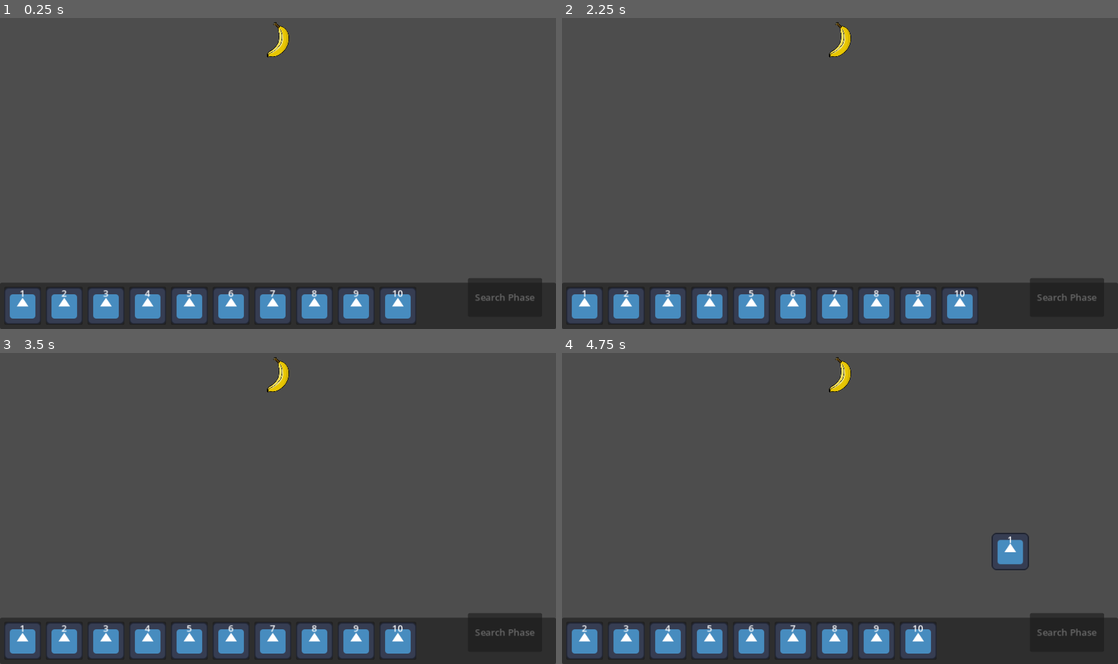
Above: before the commit, frames 1-4 (two rows, left to right).
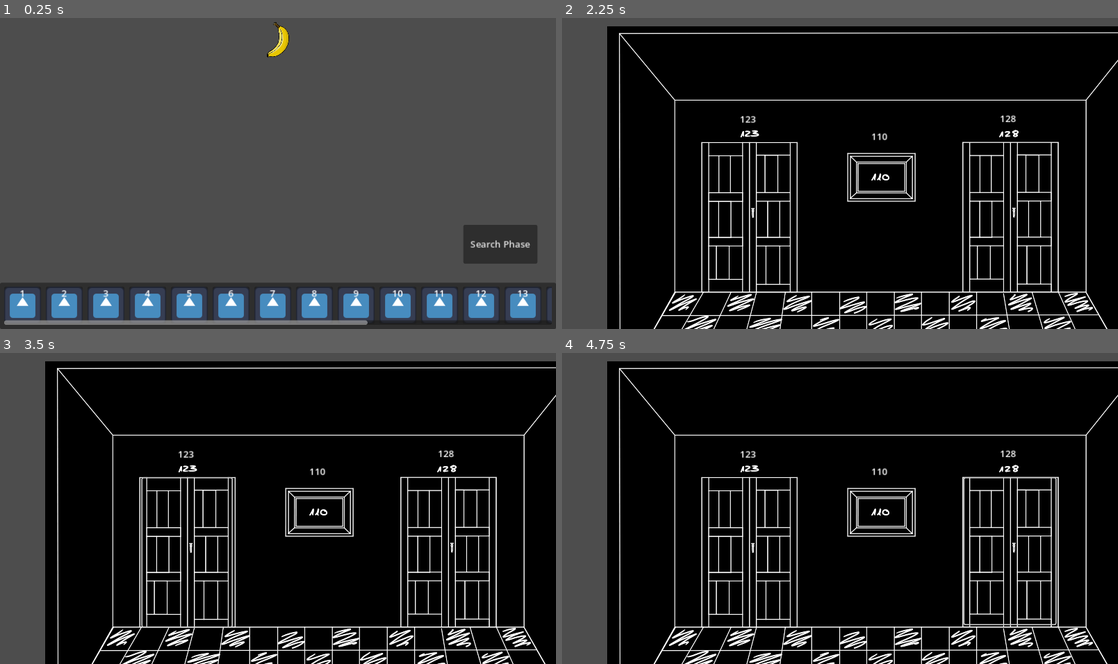
Above: after the commit, the same moments.

Repository: Combativ/AlgoDitTutorial
Game: Godot game, scene res://scenes/main.tscn
The game is run twice, just before and just after one commit, with the same random seed, the same clock (stepped at 60 frames per second) and the same inputs. The engine's default icon, where the game draws it, is replaced by a stand-in: a white triangle on a blue panel in a dark square.
Inputs (mouse positions are in pixels of both pictures, inside the frame that each line leads up to):
- Up to frame 1 (0.25 s): no input
- Up to frame 2 (2.25 s): click "Search Phase" at 0.5 s; click (878, 176) at 1.27 s; click "Search Phase" at 2 s
- Up to frame 3 (3.5 s): click (189, 552) at 2.77 s
- Up to frame 4 (4.75 s): click (584, 642) at 3.52 s; click (1012, 552) at 4.27 s

The runs differ from the first frame. In frame 1, 5.3% of the frame differs, in the area x 0-100%, y 66-99%; in frame 2, 89%, in the area x 0-100%, y 1-100%; in frame 3, 89%; in frame 4, 89%.

Commit message:
implemented methods to navigate the tree
It's now possible to navigate the tree through a reference to the tree in a global Singleton script.

Diff:
--- a/globals/global.gd
+++ b/globals/global.gd
@@ -1,3 +1,7 @@
 # This script is a Singleton and contains variables that need to be accessed globally.
 
 extends Node
+
+# This variable references the root of the tree of the build phase.
+# It is updated with every new level
+var tree_root = null
--- a/scenes/build_phase/build_phase.tscn
+++ b/scenes/build_phase/build_phase.tscn
@@ -14,10 +14,10 @@
 anchor_top = 1.0
 anchor_right = 1.0
 anchor_bottom = 1.0
-offset_left = -152.0
-offset_top = -88.0
-offset_right = -24.0
-offset_bottom = -21.0
+offset_left = -160.0
+offset_top = -180.0
+offset_right = -32.0
+offset_bottom = -113.0
 grow_horizontal = 0
 grow_vertical = 0
 text = "Search Phase
--- a/scenes/build_phase/level_1.tscn
+++ b/scenes/build_phase/level_1.tscn
@@ -1,12 +1,14 @@
-[gd_scene load_steps=4 format=3 uid="uid://c57guka732x6i"]
+[gd_scene load_steps=5 format=3 uid="uid://c57guka732x6i"]
 
-[ext_resource type="PackedScene" uid="uid://eu8sigjhnj2" path="res://scenes/build_phase/snap_target_tree.tscn" id="1_lr2ig"]
+[ext_resource type="Script" path="res://scenes/build_phase/scripts/level.gd" id="1_6uj8a"]
+[ext_resource type="PackedScene" uid="uid://eu8sigjhnj2" path="res://scenes/build_phase/snap_target_node.tscn" id="1_lr2ig"]
 [ext_resource type="Script" path="res://scenes/build_phase/scripts/inventory.gd" id="2_g7442"]
 
 [sub_resource type="RectangleShape2D" id="RectangleShape2D_pnhlm"]
 size = Vector2(1000, 120)
 
 [node name="Level1" type="Node2D"]
+script = ExtResource("1_6uj8a")
 
 [node name="Tree" type="Node2D" parent="."]
 
--- a/scenes/build_phase/room_item.tscn
+++ b/scenes/build_phase/room_item.tscn
@@ -14,7 +14,7 @@
 [node name="RoomNumberLabel" type="Label" parent="."]
 layout_mode = 2
 size_flags_vertical = 1
-text = "123"
+text = "number"
 horizontal_alignment = 1
 
 [node name="MouseTrigger" type="Button" parent="."]
--- a/scenes/build_phase/scripts/inventory.gd
+++ b/scenes/build_phase/scripts/inventory.gd
@@ -10,7 +10,7 @@
 const ROOM_ITEM = preload("res://scenes/build_phase/room_item.tscn")
 
 # This variable controls how many RoomMiniatures the level will have
-@export var inventory_size = 10
+@export var inventory_size = 20
 
 # This HBoxContainer is the one storing all RoomItems
 @onready var itemContainer: HBoxContainer = $MarginContainer/ScrollContainer/RoomItemContainer
--- /dev/null
+++ b/scenes/build_phase/scripts/level.gd
@@ -0,0 +1,10 @@
+# This script is attached to the root node of every level
+extends Node2D
+
+# reference to the tree root of the level
+@onready var tree_root_node = find_child("root")
+
+# Called when the node enters the scene tree for the first time.
+func _ready() -> void:
+	# Update the tree root reference
+	Global.tree_root = tree_root_node
--- a/scenes/build_phase/scripts/snap_target_tree.gd
+++ b/scenes/build_phase/scripts/snap_target_node.gd
@@ -3,19 +3,21 @@
 
 extends Node2D
 
-class_name SnapTargetTree
+class_name SnapTargetNode
 
+
+enum side {LEFT = 0, RIGHT = 1}
 
 # Called when the node enters the scene tree for the first time.
 func _ready() -> void:
-	add_to_group("SnapTargetTree", true)
+	add_to_group("SnapTargetNode", true)
 
 	$SnapTarget.occupied_true.connect(_on_snap_target_occupied_true)
 	$SnapTarget.occupied_false.connect(_on_snap_target_occupied_false)
 
-	# hide SnapTargetTree children on start
+	# hide SnapTargetNode children on start
 	for child in get_children():
-		if child.is_in_group("SnapTargetTree"):
+		if child.is_in_group("SnapTargetNode"):
 			Helper.disable_and_hide_node(child)
 
 
@@ -24,15 +26,15 @@
 func _on_snap_target_occupied_true() -> void:
 	# show direct TreeSnapTarget children
 	for child in get_children():
-		if child is SnapTargetTree:
+		if child is SnapTargetNode:
 			Helper.enable_and_show_node(child)
 
 
 func _on_snap_target_occupied_false() -> void:
-	# Hide all SnapTargetTree children and sub-children and
+	# Hide all SnapTargetNode children and sub-children and
 	# release their RoomMiniatures
 	for child in get_children():
-		if (child is SnapTargetTree):
+		if (child is SnapTargetNode):
 			if (child.find_child("SnapTarget").occupied == true):
 				child.release_room_miniature()
 			Helper.disable_and_hide_node(child)
@@ -44,11 +46,21 @@
 	SignalBus.room_miniature_freed.emit(temp_room_miniature)
 
 
-func getLeftChildNumber() -> int:
-	return get_child(0).find_child("SnapTarget").snapperObject.number
+# methods to navigate the tree
+func get_child_node(s: side):
+	if (get_child(s).find_child("SnapTarget").snapperObject != null):
+		return get_child(s) # returns reference to left or right SnapTargetNode
+	else:
+		return null
 
-func getRightChildNumber() -> int:
-	return get_child(1).find_child("SnapTarget").snapperObject.number
+func get_parent_node():
+	if (get_parent() is SnapTargetNode):
+		return get_parent() # returns reference to parent SnapTargetNode
+	else:
+		return null
 
-func getSelfNumber() -> int:
-	return find_child("SnapTarget").snapperObject.number
+func get_number() -> int:
+	if (find_child("SnapTarget").snapperObject != null):
+		return find_child("SnapTarget").snapperObject.number
+	else:
+		return -1
--- a/scenes/build_phase/snap_target_tree.tscn
+++ b/scenes/build_phase/snap_target_node.tscn
@@ -1,10 +1,10 @@
 [gd_scene load_steps=4 format=3 uid="uid://eu8sigjhnj2"]
 
-[ext_resource type="Script" path="res://scenes/build_phase/scripts/snap_target_tree.gd" id="1_74qrg"]
+[ext_resource type="Script" path="res://scenes/build_phase/scripts/snap_target_node.gd" id="1_74qrg"]
 [ext_resource type="PackedScene" uid="uid://bvc8rgpppkr2a" path="res://scenes/build_phase/snap_target.tscn" id="2_yaldm"]
 [ext_resource type="Texture2D" uid="uid://bn4nr4230q1he" path="res://scenes/build_phase/art/Banane.png" id="3_huvbn"]
 
-[node name="SnapTargetTree" type="Node2D"]
+[node name="SnapTargetNode" type="Node2D"]
 script = ExtResource("1_74qrg")
 
 [node name="SnapTarget" parent="." instance=ExtResource("2_yaldm")]
